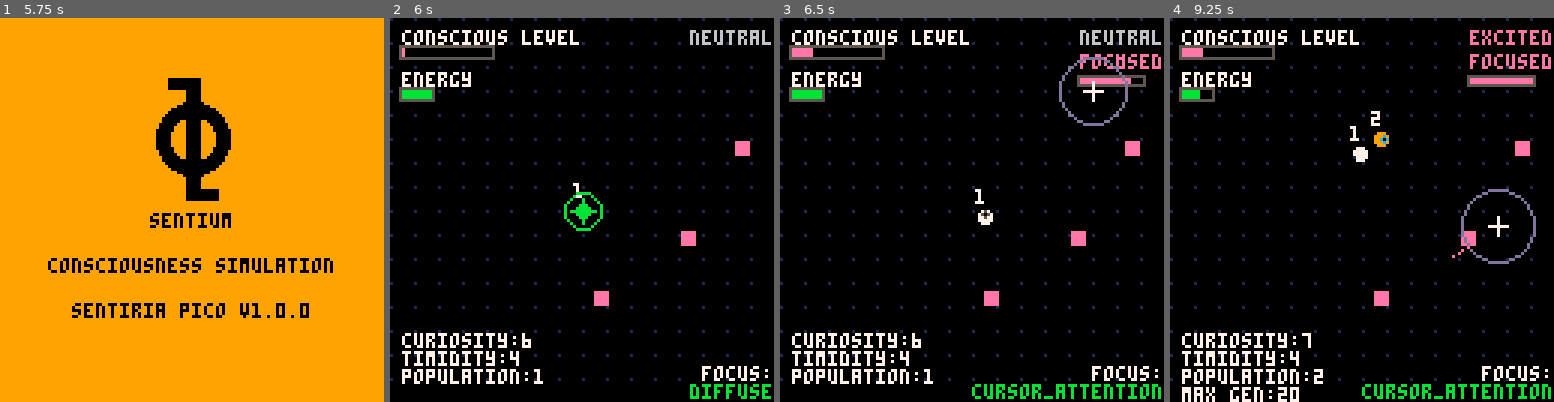
Above: before the commit, frames 1-4 (left to right).
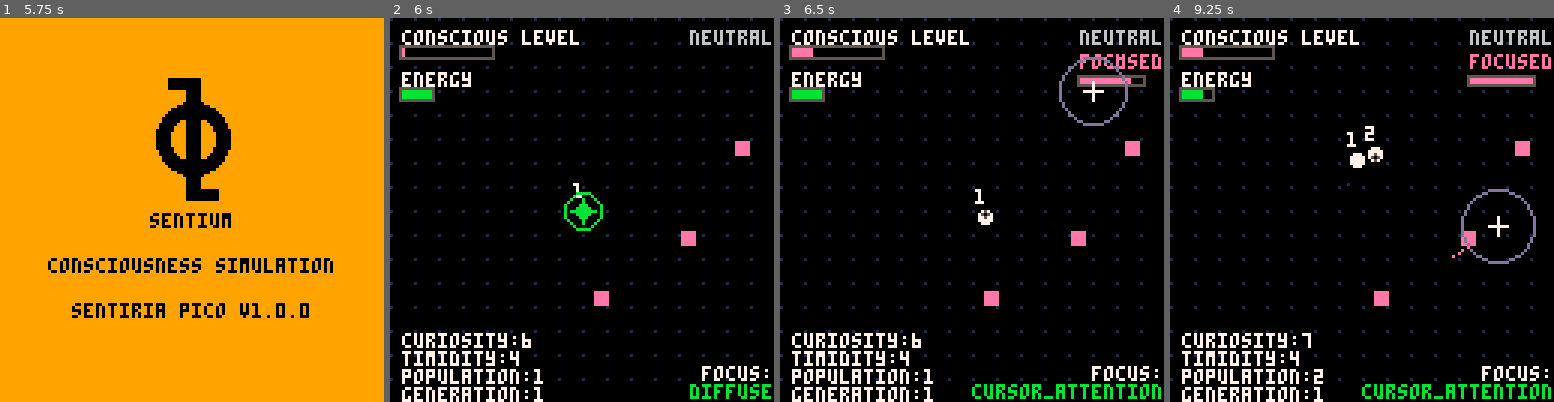
Above: after the commit, the same moments.

Repository: lopanapol/sentium-pico
Game: PICO-8 cartridge sentiria_pico.p8
Same seed, same stepped clock (60 frames per second), same inputs: the game is played once before the commit and once after it.
Inputs (mouse positions are in pixels of both pictures, inside the frame that each line leads up to):
- Up to frame 1 (5.75 s): click (280, 121) at 0.67 s; click (46, 267) at 1.22 s; click (107, 114) at 1.77 s; click (172, 259) at 2.32 s; click (234, 106) at 2.87 s; click (295, 256) at 3.42 s; click (61, 102) at 3.97 s; click (122, 248) at 4.52 s; click (184, 94) at 5.07 s; click (249, 244) at 5.62 s
- Up to frame 2 (6 s): no input
- Up to frame 3 (6.5 s): click (1091, 90) at 6.17 s
- Up to frame 4 (9.25 s): click (1246, 236) at 6.72 s; click (1308, 83) at 7.27 s; click (1369, 229) at 7.82 s; click (1434, 79) at 8.37 s; click (1496, 225) at 8.92 s

Frame 1 is identical in both runs. In frame 2, 0.7% of the frame differs, in the area x 3-40%, y 96-100%; in frame 3, 0.7%; in frame 4, 1.6%, in the area x 3-100%, y 3-100%.

Commit message:
Enhance generation system; lower division energy threshold, reduce division cooldown, and implement automatic generation advancement with feedback for improved pixel dynamics.

Diff:
--- a/sentiria_pico.p8
+++ b/sentiria_pico.p8
@@ -19,10 +19,15 @@
 -- biological parameters
 max_pixels = 8
 max_generation = 20 -- Max generation limit increased to 20
-division_energy_threshold = 85
+division_energy_threshold = 65 -- Lowered from 85 to make division more accessible
 death_energy_threshold = 5
-division_cooldown = 600 -- 10 seconds at 60fps
+division_cooldown = 300 -- Reduced from 600 (5 seconds instead of 10)
 mutation_rate = 0.1
+
+-- generation system
+current_generation = 1
+generation_timer = 0
+generation_interval = 600 -- 10 seconds at 60fps
 
 -- game state
 game_state = "splash"  -- can be "splash" or "game"
@@ -175,7 +180,7 @@
     last_x = x,
     last_y = y,
     age = 0,
-    generation = 1,
+    generation = current_generation, -- Use current global generation
     division_timer = 0,
     parent_id = nil,
     id = pixel_counter * 1000 + flr(rnd(1000)), -- mathematically unique identifier
@@ -821,8 +826,8 @@
   return pixel.energy >= division_energy_threshold and
          pixel.division_timer <= 0 and
          #pixels < max_pixels and
-         pixel.age > 180 and -- Must be at least 3 seconds old
-         pixel.generation < max_generation -- Generation limit
+         pixel.age > 120 and -- Reduced from 180 to 120 (2 seconds instead of 3)
+         current_generation < max_generation -- Check global generation limit
 end
 
 function divide_pixel(pixel_index)
@@ -856,12 +861,12 @@
 
   -- Create the child pixel with validated parameters
   local child = create_pixel(child_x, child_y, child_personality)
-  child.generation = min(parent.generation + 1, max_generation) -- Enforce generation limit
+  child.generation = current_generation -- Use current global generation
   child.parent_id = parent.id
-  child.energy = flr(parent.energy * 0.5) -- Child inherits half parent's energy (integer math)
-
-  -- Parent energy cost is proportional to current energy (realistic biology)
-  parent.energy = flr(parent.energy * 0.6)
+  child.energy = flr(parent.energy * 0.55) -- Child inherits slightly more energy (55% instead of 50%)
+
+  -- Parent energy cost is less severe to encourage more divisions
+  parent.energy = flr(parent.energy * 0.65) -- Parent keeps 65% instead of 60%
   parent.division_timer = division_cooldown
 
   -- Prevent infinite population growth
@@ -925,6 +930,7 @@
       timidity = 0.3 + rnd(0.4),
       energy_conservation = 0.3 + rnd(0.4)
     }))
+    -- The new pixel will automatically get current_generation from create_pixel
   end
 end
 
@@ -943,6 +949,36 @@
     -- Check for division
     elseif can_divide(pixel) then
       divide_pixel(i)
+    end
+  end
+end
+
+function update_generation_system()
+  generation_timer += 1
+
+  -- Increase generation every 10 seconds
+  if generation_timer >= generation_interval then
+    if current_generation < max_generation then
+      current_generation += 1
+      generation_timer = 0
+
+      -- Update all existing pixels to the new generation
+      for pixel in all(pixels) do
+        pixel.generation = current_generation
+      end
+
+      -- Record significant event
+      significant_event_occurred = true
+      event_type = "generation_advance"
+      current_emotional_impact = 0.5
+
+      -- Visual/audio feedback
+      sfx(3) -- Generation advance sound
+
+      -- Boost all pixels' excitement for generation advance
+      for pixel in all(pixels) do
+        pixel.emotional_state.excitement = min(1, pixel.emotional_state.excitement + 0.4)
+      end
     end
   end
 end
@@ -1087,12 +1123,29 @@
 
   -- Population information
   print("population:"..#pixels, 4, 117, 7)
-  if #pixels > 1 then
-    local current_max_gen = 1
-    for pixel in all(pixels) do
-      current_max_gen = max(current_max_gen, pixel.generation)
-    end
-    print("max gen:"..max_generation, 4, 123, 7) -- Show generation limit, not current max
+  print("generation:"..current_generation, 4, 123, 7)
+
+  -- Show time until next generation
+  if current_generation < max_generation then
+    local time_left = flr((generation_interval - generation_timer) / 60)
+    print("next gen:"..time_left.."s", 4, 129, 11)
+  else
+    print("max gen reached", 4, 129, 14)
+  end
+
+  -- Debug: Show division readiness for primary pixel
+  if primary_pixel then
+    local can_div = can_divide(primary_pixel)
+    local energy_ok = primary_pixel.energy >= division_energy_threshold
+    local timer_ok = primary_pixel.division_timer <= 0
+    local age_ok = primary_pixel.age > 120
+
+    print("can div:"..tostr(can_div), 4, 135, energy_ok and 11 or 8)
+    print("e:"..primary_pixel.energy.."/"..division_energy_threshold, 4, 141, energy_ok and 11 or 8)
+    print("age:"..flr(primary_pixel.age/60).."s", 60, 141, age_ok and 11 or 8)
+    if primary_pixel.division_timer > 0 then
+      print("cd:"..flr(primary_pixel.division_timer/60).."s", 60, 135, 8)
+    end
   end
 
   -- Show emotional state (value only) - calculate average across all pixels
@@ -1580,6 +1633,9 @@
     save_consciousness()
   end
 
+  -- Update generation timer
+  update_generation_system()
+
   -- Update consciousness
   update_consciousness()
 
